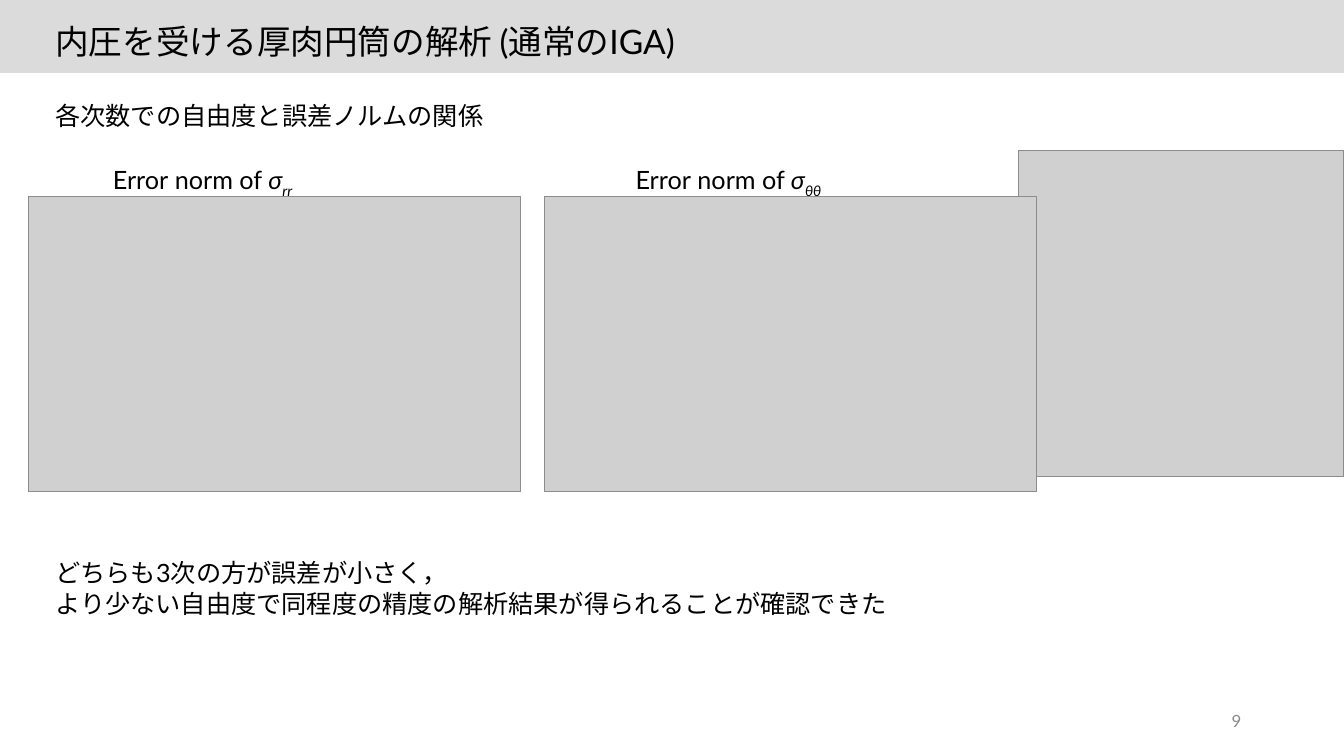
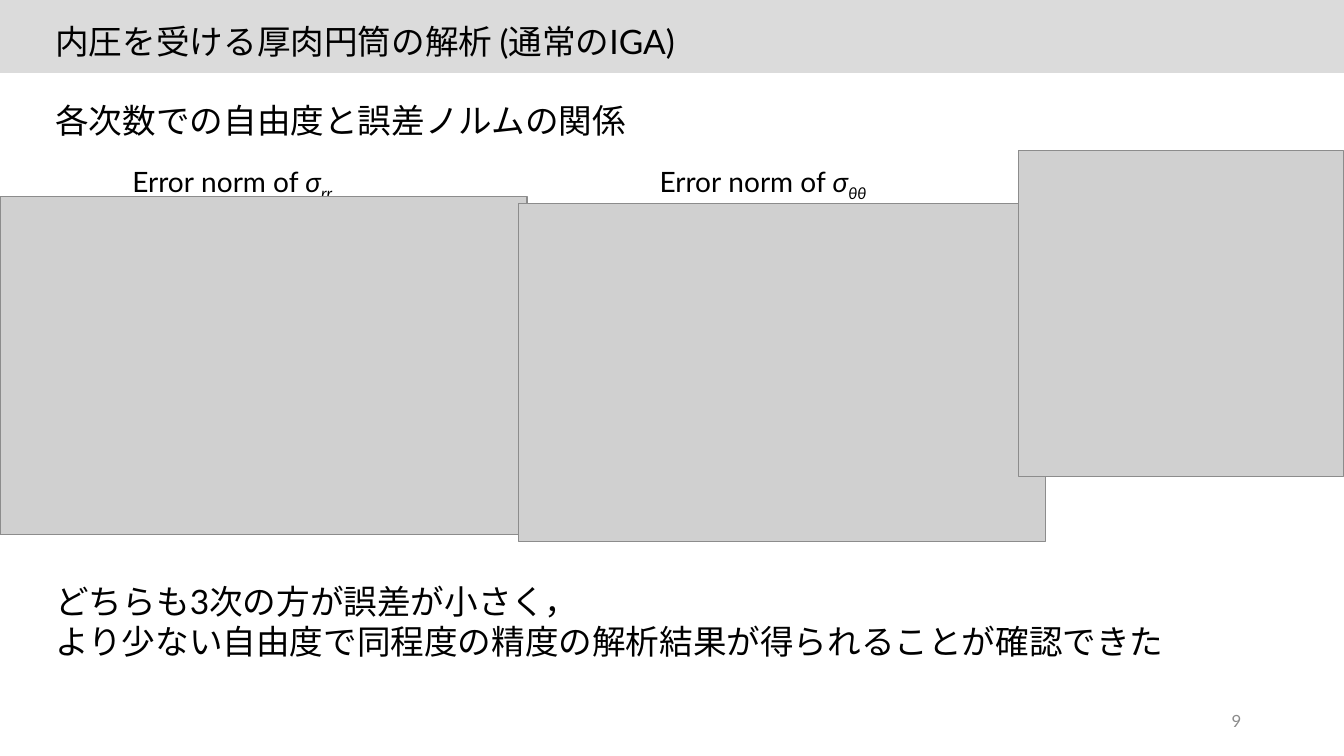
Before and after one commit to JoTsuchi22/lab_share, a slide deck: slide 9 of 卒論発表/最終版/20220208_卒業発表_土山雄飛.pptx. Drawn at 1344x756 pixels with LibreOffice and Linux fonts; fonts in the diff are those of the drawing; grey boxes stand for pictures. Boxes give left, top, right and bottom in pixels: in the first picture for what was removed or moved away, otherwise in the second. Text is boxed around its words. In the diff, an @@ line names an element or a change of style, - is before the commit and + after.

```diff
--- a/卒論発表/最終版/20220208_卒業発表_土山雄飛.pptx
+++ b/卒論発表/最終版/20220208_卒業発表_土山雄飛.pptx
@@ text "各次数での自由度と誤差ノルムの関係" at box(55, 104, 626, 136): size 18 to 24 pt @@
@@ text "Error norm of σrr": place and size @@
-text "Error norm of σrr" at box(113, 170, 262, 189)
+text "Error norm of σrr" at box(132, 171, 298, 198)
@@ text "Error norm of σrr" at box(132, 171, 298, 198): size 18 to 20 pt @@
@@ text "Error norm of σθθ" at box(660, 171, 825, 193): size 18 to 20 pt @@
@@ text "Error norm of σθθ": place and size @@
-text "Error norm of σθθ" at box(636, 170, 785, 189)
+text "Error norm of σθθ" at box(660, 171, 825, 193)
@@ picture: place and size @@
-picture at box(28, 197, 520, 492)
+picture at box(0, 197, 527, 534)
@@ picture: place and size @@
-picture at box(544, 197, 1036, 492)
+picture at box(519, 204, 1047, 541)
@@ text "どちらも3次の方が誤差が小さく，" at box(55, 585, 1163, 657): size 18 to 24 pt @@
@@ text "どちらも3次の方が誤差が小さく，": place and size @@
-text "どちらも3次の方が誤差が小さく，" at box(55, 560, 886, 615)
+text "どちらも3次の方が誤差が小さく，" at box(55, 585, 1163, 657)
```
Also in this commit, not shown: 17 other slides changed, 13 other files.
